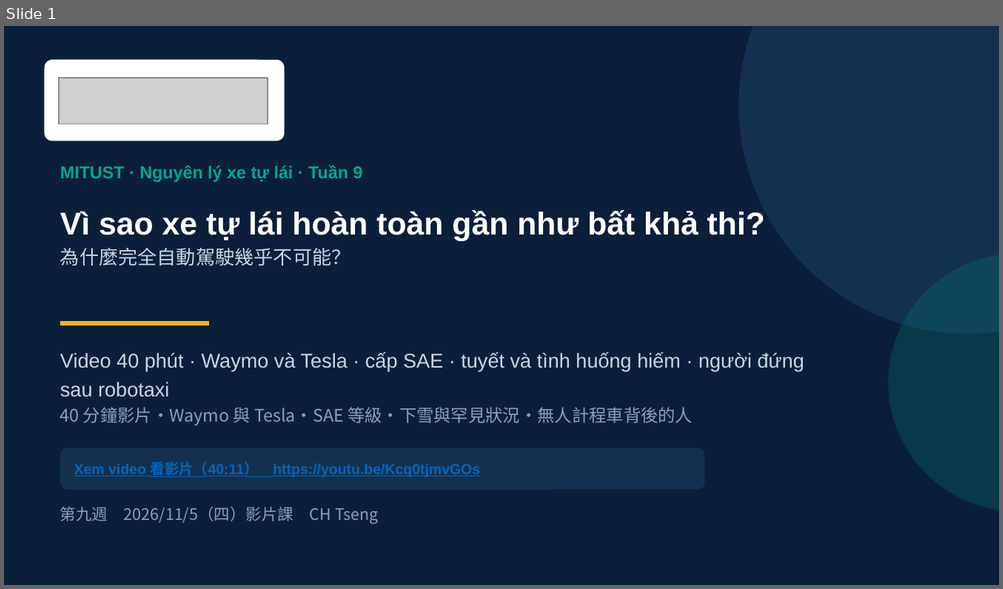
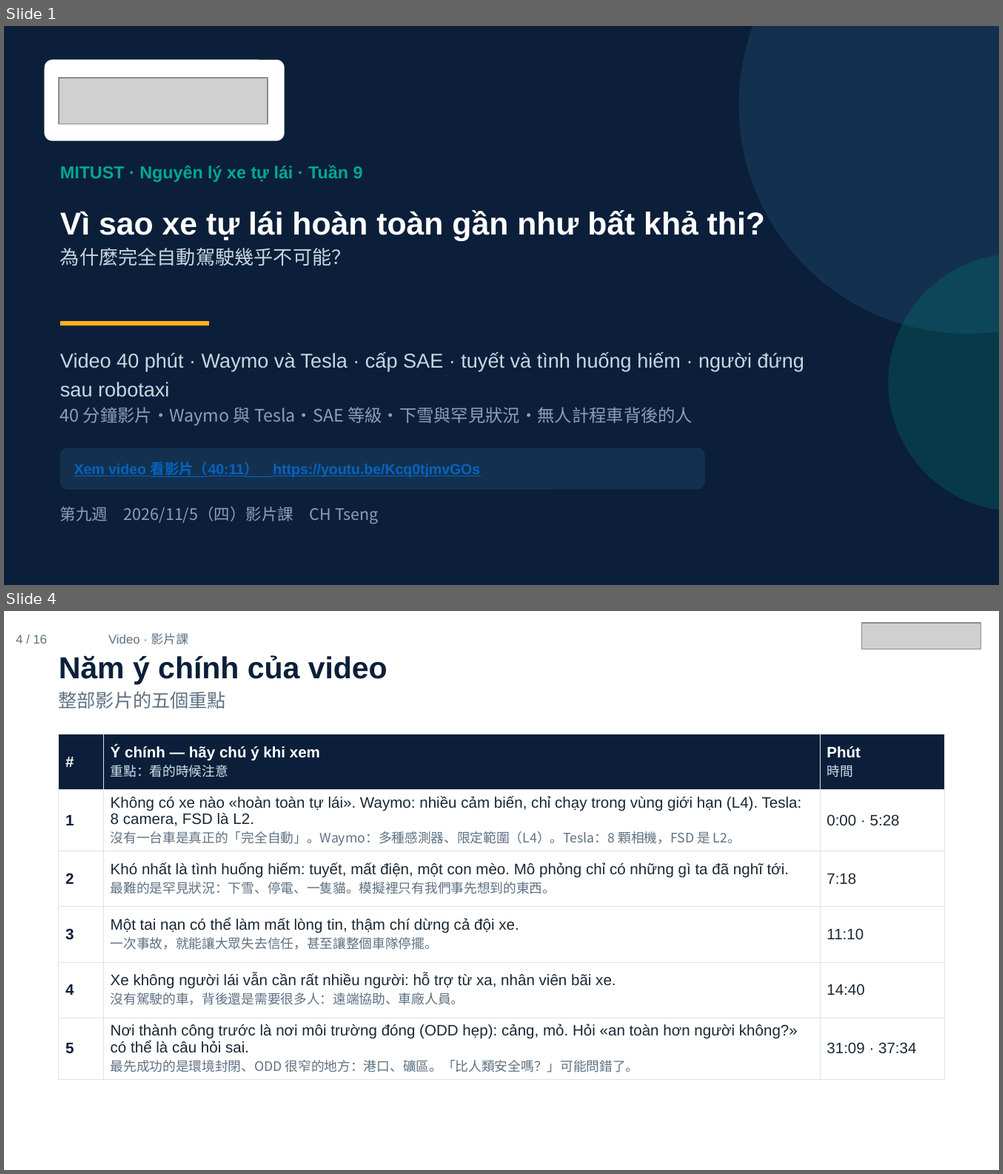
Before and after one commit to ch-neural/MITUST-Principles-of-Self-Driving-Cars, a slide deck: 第九週(11-05)/第九週_影片課_簡報.pptx. Shown one above the other, each under a label of ours: slide 1 before the commit, slides 1 and 4 after it; the slides between them are not shown. The pictures are 1003x589 and 1003x1174 pixels, drawn with LibreOffice and Linux fonts; fonts in the diff are those of the drawing; grey boxes stand for pictures. Boxes give left, top, right and bottom in pixels: in the first picture for what was removed or moved away, otherwise in the second. Text is boxed around its words. In the diff, an @@ line names an element or a change of style, - is before the commit and + after.

```diff
--- a/第九週(11-05)/第九週_影片課_簡報.pptx
+++ b/第九週(11-05)/第九週_影片課_簡報.pptx
@@ slide 4 added at box(4, 611, 999, 1170), background #FFFFFF @@
@@ picture added at box(862, 623, 981, 649) @@
@@ text added at box(16, 635, 47, 644), 9 pt, text #5F7183 @@
+4 / 16
@@ text added at box(108, 633, 188, 645), 9 pt, text #5F7183 @@
+Video · 影片課
@@ text added at box(59, 655, 387, 709), 22 pt, text #0B1F3A, bold @@
+Năm ý chính của video
+整部影片的五個重點
@@ table added at box(59, 735, 944, 1076), 6 rows, 3 columns @@
+# | Ý chính — hãy chú ý khi xem / 重點：看的時候注意 | Phút / 時間
+1 | Không có xe nào «hoàn toàn tự lái». Waymo: nhiều cảm biến, chỉ chạy trong vùng giới hạn (L4). Tesla: 8 camera, FSD là L2. / 沒有一台車是真正的「完全自動」。Waymo：多種感測器、限定範圍（L4）。Tesla：8 顆相機，FSD 是 L2。 | 0:00 · 5:28
+2 | Khó nhất là tình huống hiếm: tuyết, mất điện, một con mèo. Mô phỏng chỉ có những gì ta đã nghĩ tới. / 最難的是罕見狀況：下雪、停電、一隻貓。模擬裡只有我們事先想到的東西。 | 7:18
+3 | Một tai nạn có thể làm mất lòng tin, thậm chí dừng cả đội xe. / 一次事故，就能讓大眾失去信任，甚至讓整個車隊停擺。 | 11:10
+4 | Xe không người lái vẫn cần rất nhiều người: hỗ trợ từ xa, nhân viên bãi xe. / 沒有駕駛的車，背後還是需要很多人：遠端協助、車廠人員。 | 14:40
+5 | Nơi thành công trước là nơi môi trường đóng (ODD hẹp): cảng, mỏ. Hỏi «an toàn hơn người không?» có thể là câu hỏi sai. / 最先成功的是環境封閉、ODD 很窄的地方：港口、礦區。「比人類安全嗎？」可能問錯了。 | 31:09 · 37:34
```
Also in this commit, not shown: 14 slides changed.
